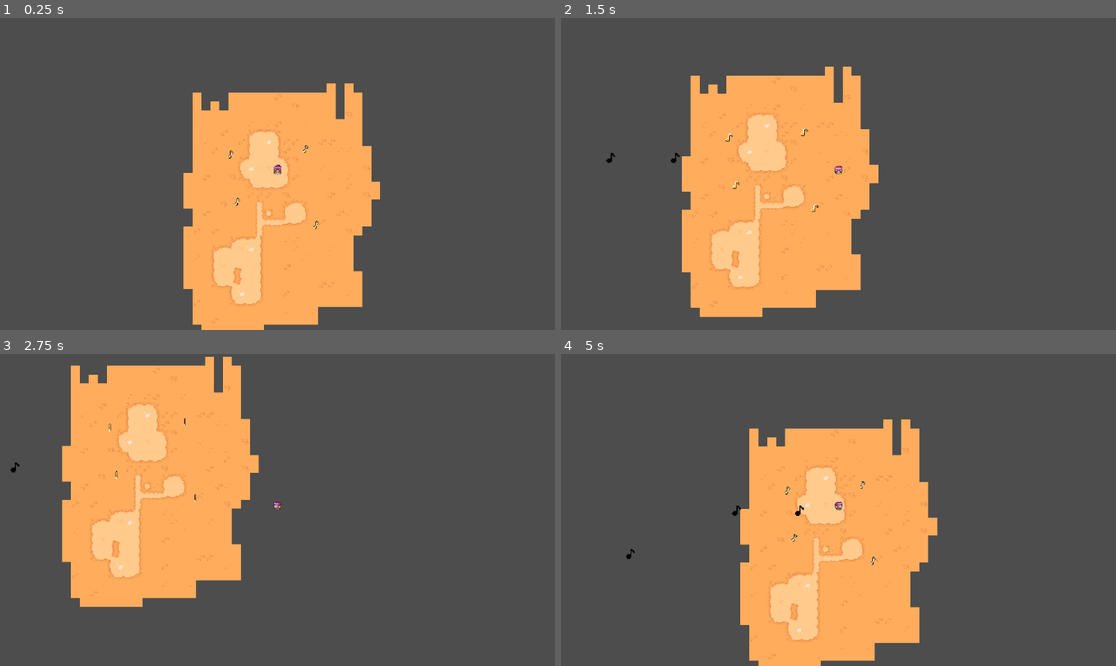
Above: before the commit, frames 1-4 (two rows, left to right).
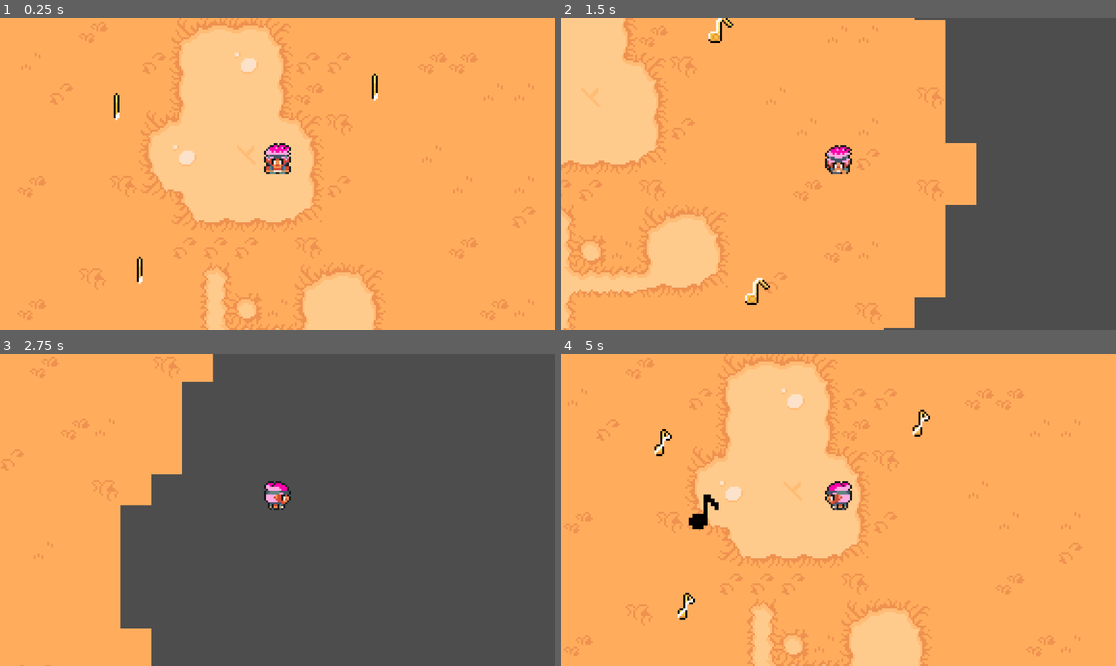
Above: after the commit, the same moments.

Repository: Vincent0103/cowboy-bebop
Game: Godot game, scene res://scenes/game.tscn
The game is run twice, just before and just after one commit, with the same random seed, the same clock (stepped at 60 frames per second) and the same inputs.
Inputs (mouse positions are in pixels of both pictures, inside the frame that each line leads up to):
- Up to frame 1 (0.25 s): no input
- Up to frame 2 (1.5 s): tap Enter (ui_accept) at 0.5, 0.77 s; move the mouse to (960, 158) at 0.52 s; hold D (right) 0.53-1.28 s; click (960, 158) at 0.6 s; move the mouse to (727, 189) at 1.27 s; hold S (down) from 1.28 s (still down); click (727, 189) at 1.35 s
- Up to frame 3 (2.75 s): tap Enter (ui_accept) at 1.52 s; move the mouse to (333, 441) at 2.02 s; release S (down) at 2.03 s; hold D (right) from 2.03 s (still down); click (333, 441) at 2.1 s
- Up to frame 4 (5 s): move the mouse to (810, 572) at 2.77 s; release D (right) at 2.78 s; hold W (up) 2.78-3.53 s; click (810, 572) at 2.85 s; tap Enter (ui_accept) at 3.02, 3.77, 4.52 s; move the mouse to (1005, 556) at 3.52 s; hold A (left) from 3.53 s (still down); click (1005, 556) at 3.6 s; move the mouse to (672, 463) at 4.27 s; click (672, 463) at 4.35 s

The runs differ from the first frame. In frame 1, 88% of the frame differs, in the area x 0-100%, y 0-100%; in frame 2, 52%; in frame 3, 30%; in frame 4, 88%.

Commit message:
doddszfe

Diff:
--- a/cowboy-bebop/scenes/area_2d.tscn
+++ /dev/null
@@ -1,18 +0,0 @@
-[gd_scene load_steps=4 format=3 uid="uid://46modupn0bui"]
-
-[ext_resource type="Texture2D" uid="uid://5iensepvjqrf" path="res://assets/sprites/attaque melo.png" id="1_p287g"]
-[ext_resource type="Script" path="res://scripts/area_2d.gd" id="1_t7ewy"]
-
-[sub_resource type="CircleShape2D" id="CircleShape2D_goxcx"]
-
-[node name="bullet" type="Area2D"]
-position = Vector2(4, -1)
-script = ExtResource("1_t7ewy")
-
-[node name="CollisionShape2D" type="CollisionShape2D" parent="."]
-position = Vector2(-3, 0)
-shape = SubResource("CircleShape2D_goxcx")
-
-[node name="AttaqueMelo" type="Sprite2D" parent="."]
-scale = Vector2(1.91, 2.005)
-texture = ExtResource("1_p287g")
--- /dev/null
+++ b/cowboy-bebop/scenes/bullet.tscn
@@ -0,0 +1,23 @@
+[gd_scene load_steps=4 format=3 uid="uid://46modupn0bui"]
+
+[ext_resource type="Script" path="res://scripts/area_2d.gd" id="1_p6ok3"]
+[ext_resource type="Texture2D" uid="uid://5iensepvjqrf" path="res://assets/sprites/attaque melo.png" id="2_8fele"]
+
+[sub_resource type="CircleShape2D" id="CircleShape2D_goxcx"]
+radius = 8.0
+
+[node name="bullet" type="Area2D"]
+position = Vector2(4, -1)
+script = ExtResource("1_p6ok3")
+
+[node name="CollisionShape2D" type="CollisionShape2D" parent="."]
+position = Vector2(-1, 1)
+shape = SubResource("CircleShape2D_goxcx")
+
+[node name="CharacterBody2D" type="CharacterBody2D" parent="."]
+
+[node name="AttaqueMelo" type="Sprite2D" parent="CharacterBody2D"]
+scale = Vector2(1.91, 2.005)
+texture = ExtResource("2_8fele")
+
+[connection signal="ready" from="." to="." method="_on_ready"]
--- a/cowboy-bebop/scenes/game.tscn
+++ b/cowboy-bebop/scenes/game.tscn
@@ -1,6 +1,6 @@
 [gd_scene load_steps=7 format=3 uid="uid://dx0ccmwrjqpa2"]
 
-[ext_resource type="Script" path="res://scenes/game.gd" id="1_g2au4"]
+[ext_resource type="Script" path="res://scripts/game.gd" id="1_g2au4"]
 [ext_resource type="PackedScene" uid="uid://b37b3qsf7mcik" path="res://scenes/player.tscn" id="1_owgjb"]
 [ext_resource type="Texture2D" uid="uid://c74qrub1qoplq" path="res://assets/sprites/TilesetFloor.png" id="2_yclnt"]
 [ext_resource type="PackedScene" uid="uid://bqhvmigvtgp8s" path="res://scenes/goldenMelody.tscn" id="3_ck8o3"]
@@ -194,6 +194,7 @@
 sources/0 = SubResource("TileSetAtlasSource_yqyu1")
 
 [node name="Game" type="Node2D"]
+position = Vector2(-199, -155)
 script = ExtResource("1_g2au4")
 
 [node name="TileMap" type="TileMap" parent="."]
@@ -201,20 +202,20 @@
 format = 2
 layer_0/tile_data = PackedInt32Array(-196611, 65536, 1, -131075, 65536, 1, -65539, 65536, 1, -3, 65536, 1, -4, 65536, 4 …(7614 unchanged characters)…
 
+[node name="Coin" parent="." instance=ExtResource("3_ck8o3")]
+position = Vector2(-91, -33)
+
+[node name="Coin2" parent="." instance=ExtResource("3_ck8o3")]
+position = Vector2(-79, 52)
+
+[node name="Coin3" parent="." instance=ExtResource("3_ck8o3")]
+position = Vector2(43, -43)
+
+[node name="Coin4" parent="." instance=ExtResource("3_ck8o3")]
+position = Vector2(62, 93)
+
 [node name="Player" parent="." instance=ExtResource("1_owgjb")]
 position = Vector2(-8, 2)
 
 [node name="Camera2D" type="Camera2D" parent="Player"]
-zoom = Vector2(1.16, 1.16)
-
-[node name="Coin" parent="." instance=ExtResource("3_ck8o3")]
-position = Vector2(-91, -33)
-
-[node name="Coin2" parent="." instance=ExtResource("3_ck8o3")]
-position = Vector2(-79, 52)
-
-[node name="Coin3" parent="." instance=ExtResource("3_ck8o3")]
-position = Vector2(43, -43)
-
-[node name="Coin4" parent="." instance=ExtResource("3_ck8o3")]
-position = Vector2(62, 93)
+zoom = Vector2(4, 4)
--- a/cowboy-bebop/scenes/goldenMelody.tscn
+++ b/cowboy-bebop/scenes/goldenMelody.tscn
@@ -68,7 +68,7 @@
 }]
 
 [sub_resource type="CircleShape2D" id="CircleShape2D_kvgtx"]
-radius = 6.0
+radius = 6.08276
 
 [node name="Coin" type="Area2D"]
 script = ExtResource("1_v2e8v")
@@ -76,7 +76,7 @@
 [node name="AnimatedSprite2D" type="AnimatedSprite2D" parent="."]
 sprite_frames = SubResource("SpriteFrames_ebn4h")
 autoplay = "default"
-frame_progress = 0.634122
+frame_progress = 0.763147
 
 [node name="CollisionShape2D" type="CollisionShape2D" parent="."]
 shape = SubResource("CircleShape2D_kvgtx")
--- a/cowboy-bebop/scenes/player.tscn
+++ b/cowboy-bebop/scenes/player.tscn
@@ -1,9 +1,19 @@
-[gd_scene load_steps=35 format=3 uid="uid://b37b3qsf7mcik"]
+[gd_scene load_steps=43 format=3 uid="uid://b37b3qsf7mcik"]
 
 [ext_resource type="Script" path="res://scripts/player.gd" id="1_06qpc"]
 [ext_resource type="Texture2D" uid="uid://t2oiofdeeter" path="res://assets/sprites/SpriteSheet.png" id="1_mmd77"]
 [ext_resource type="Texture2D" uid="uid://dcdr56db3sbyp" path="res://assets/sprites/guitarAttack.png" id="2_2no8k"]
 [ext_resource type="Texture2D" uid="uid://ci7mq5crdi3qs" path="res://assets/sprites/SpriteSheet1.png" id="2_6y6uc"]
+[ext_resource type="Texture2D" uid="uid://g7amlsb30e4p" path="res://assets/sprites/gegadimaster.png" id="2_185lf"]
+[ext_resource type="Texture2D" uid="uid://b51ut5s52iefx" path="res://assets/sprites/miniNug.png" id="5_4lwxb"]
+
+[sub_resource type="AtlasTexture" id="AtlasTexture_ltqmm"]
+atlas = ExtResource("2_185lf")
+region = Rect2(0, 0, 48, 48)
+
+[sub_resource type="AtlasTexture" id="AtlasTexture_ank4o"]
+atlas = ExtResource("2_185lf")
+region = Rect2(48, 0, 48, 48)
 
 [sub_resource type="AtlasTexture" id="AtlasTexture_rid4f"]
 atlas = ExtResource("2_2no8k")
@@ -53,6 +63,22 @@
 atlas = ExtResource("2_6y6uc")
 region = Rect2(16, 16, 16, 16)
 
+[sub_resource type="AtlasTexture" id="AtlasTexture_4r3ur"]
+atlas = ExtResource("5_4lwxb")
+region = Rect2(0, 0, 18, 18)
+
+[sub_resource type="AtlasTexture" id="AtlasTexture_y5fkq"]
+atlas = ExtResource("5_4lwxb")
+region = Rect2(0, 18, 18, 18)
+
+[sub_resource type="AtlasTexture" id="AtlasTexture_07ki6"]
+atlas = ExtResource("5_4lwxb")
+region = Rect2(18, 0, 18, 18)
+
+[sub_resource type="AtlasTexture" id="AtlasTexture_244ga"]
+atlas = ExtResource("5_4lwxb")
+region = Rect2(18, 18, 18, 18)
+
 [sub_resource type="AtlasTexture" id="AtlasTexture_mt1bo"]
 atlas = ExtResource("1_mmd77")
 region = Rect2(0, 16, 16, 16)
@@ -121,6 +147,17 @@
 animations = [{
 "frames": [{
 "duration": 1.0,
+"texture": SubResource("AtlasTexture_ltqmm")
+}, {
+"duration": 1.0,
+"texture": SubResource("AtlasTexture_ank4o")
+}],
+"loop": true,
+"name": &"gedagedi",
+"speed": 5.0
+}, {
+"frames": [{
+"duration": 1.0,
 "texture": SubResource("AtlasTexture_rid4f")
 }, {
 "duration": 1.0,
@@ -182,6 +219,28 @@
 }, {
 "frames": [{
 "duration": 1.0,
+"texture": SubResource("AtlasTexture_4r3ur")
+}, {
+"duration": 1.0,
+"texture": SubResource("AtlasTexture_y5fkq")
+}],
+"loop": true,
+"name": &"mini_nug_left",
+"speed": 5.0
+}, {
+"frames": [{
+"duration": 1.0,
+"texture": SubResource("AtlasTexture_07ki6")
+}, {
+"duration": 1.0,
+"texture": SubResource("AtlasTexture_244ga")
+}],
+"loop": true,
+"name": &"mini_nug_right",
+"speed": 5.0
+}, {
+"frames": [{
+"duration": 1.0,
 "texture": SubResource("AtlasTexture_mt1bo")
 }, {
 "duration": 1.0,
@@ -249,8 +308,8 @@
 "speed": 5.0
 }]
 
-[sub_resource type="CircleShape2D" id="CircleShape2D_vgkmp"]
-radius = 6.08276
+[sub_resource type="CircleShape2D" id="CircleShape2D_mo7sc"]
+radius = 6.0
 
 [node name="Player" type="CharacterBody2D"]
 script = ExtResource("1_06qpc")
@@ -258,11 +317,10 @@
 [node name="AnimatedSprite2D" type="AnimatedSprite2D" parent="."]
 position = Vector2(0, -8)
 sprite_frames = SubResource("SpriteFrames_0aqub")
-animation = &"guitar_attack"
+animation = &"gedagedi"
 autoplay = "idle_down"
-frame_progress = 0.384535
+frame_progress = 0.525987
 
 [node name="CollisionShape2D" type="CollisionShape2D" parent="."]
-visible = false
-position = Vector2(0, -6)
-shape = SubResource("CircleShape2D_vgkmp")
+position = Vector2(0, -7)
+shape = SubResource("CircleShape2D_mo7sc")
--- a/cowboy-bebop/scenes/game.gd
+++ b/cowboy-bebop/scripts/game.gd
@@ -1,5 +1,5 @@
 extends Node2D
-@onready var bullet = preload("res://scenes/area_2d.tscn")
+@onready var bullet = preload("res://scenes/bullet.tscn")
 
 var bullet_scene :PackedScene
 var player : Node2D
Binary file added: cowboy-bebop/assets/sprites/TilesetHouse.png
Not shown, added: cowboy-bebop/assets/sprites/TilesetHouse.png.import
Binary file added: cowboy-bebop/assets/sprites/gegadimaster.png
Not shown, added: cowboy-bebop/assets/sprites/gegadimaster.png.import
Binary file added: cowboy-bebop/assets/sprites/miniNug.jpg
Not shown, added: cowboy-bebop/assets/sprites/miniNug.jpg.import
Binary file added: cowboy-bebop/assets/sprites/miniNug.png
Not shown, added: cowboy-bebop/assets/sprites/miniNug.png.import
Not shown, added: cowboy-bebop/export_presets.cfg
Not shown: 1 places in cowboy-bebop/scenes/goldenMelody.tscn that only renumber resources
